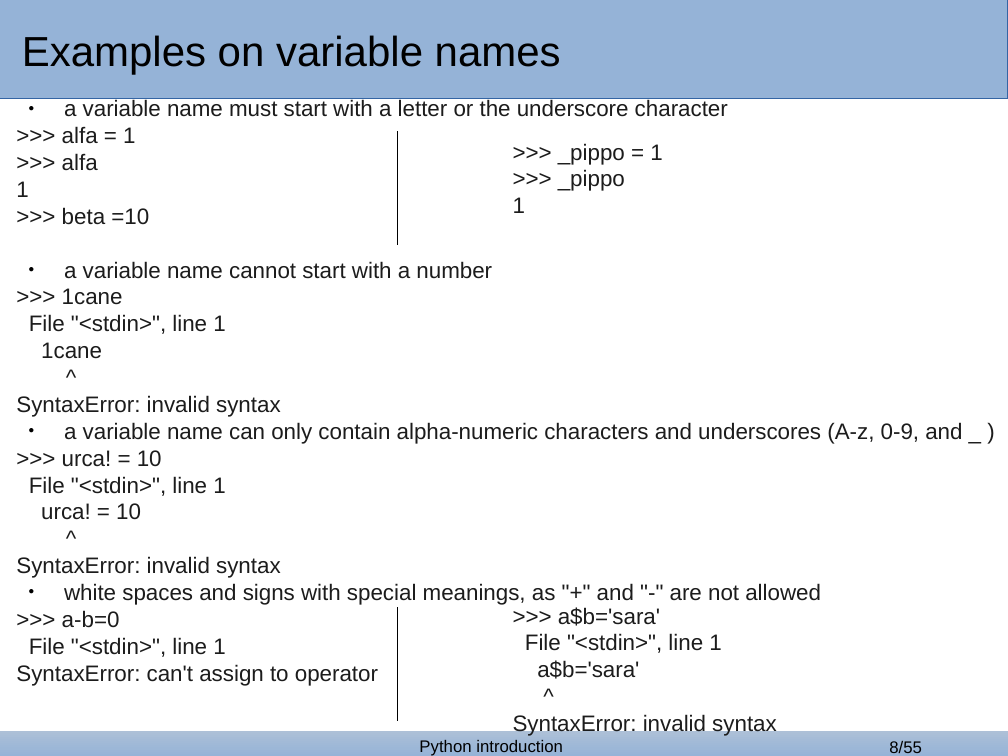
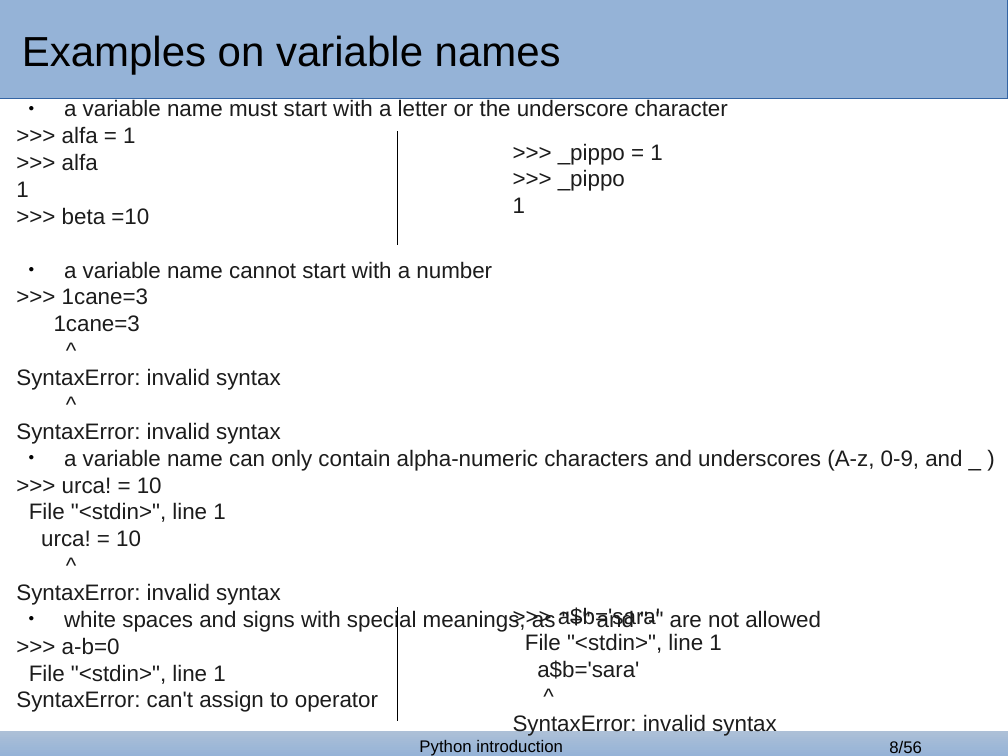
Before and after one commit to GozDavid/bash_lectures, a slide deck: slide 8 of python_1.odp. Drawn at 1008x756 pixels with LibreOffice and Linux fonts; fonts in the diff are those of the drawing; background and template pictures are left out. Boxes give left, top, right and bottom in pixels: in the first picture for what was removed or moved away, otherwise in the second. Text is boxed around its words. In the diff, an @@ line names an element or a change of style, - is before the commit and + after.

```diff
--- a/python_1.odp
+++ b/python_1.odp
@@ text at (16, 288, 281, 390): text changed @@
->>> 1cane
-File "<stdin>", line 1
-1cane
+>>> 1cane=3
+1cane=3
+^
+SyntaxError: invalid syntax
@@ page number at (889, 741, 922, 753): text changed @@
-8/55
+8/56
```
Also in this commit, not shown: 4 other slides changed, 1 slide added, 5 other files.
